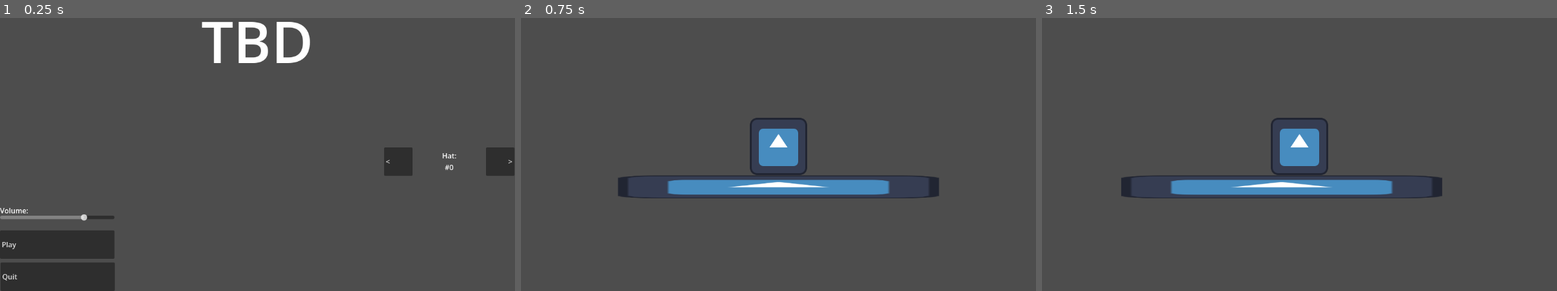
Above: before the commit, frames 1-3 (left to right).
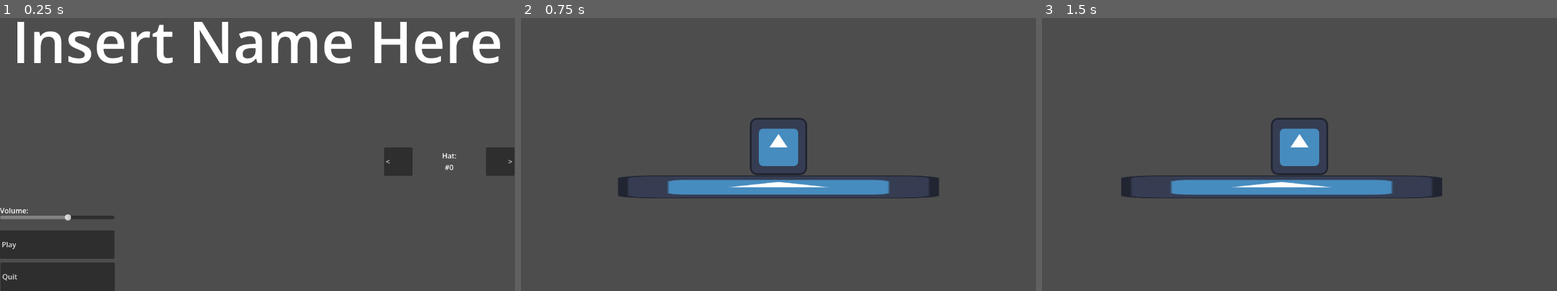
Above: after the commit, the same moments.

Repository: IncrediblyCreativeUsername/Team-Indecisive-Cutthroat-2026
Game: Godot game, scene res://UI/MainMenu.tscn
The game is run twice, just before and just after one commit, with the same random seed, the same clock (stepped at 60 frames per second) and the same inputs. The engine's default icon, where the game draws it, is replaced by a stand-in: a white triangle on a blue panel in a dark square.
Inputs:
- Up to frame 1 (0.25 s): no input
- Up to frame 2 (0.75 s): click "Play" at 0.5 s
- Up to frame 3 (1.5 s): tap Enter at 1.25 s; hold D (MOVE_RIGHT) from 1.28 s (still down)

The runs differ from the first frame. In frame 1, 5.8% of the frame differs, in the area x 3-98%, y 1-75%; in frame 2, nothing differs; in frame 3, nothing differs.

Commit message:
Menu tweaks
Adjusted volume slider scaling, changed title label text

Diff:
--- a/UI/MainMenu.tscn
+++ b/UI/MainMenu.tscn
@@ -10,8 +10,9 @@
 offset_right = 1152.0
 offset_bottom = 175.0
 theme_override_font_sizes/font_size = 128
-text = "TBD"
+text = "Insert Name Here"
 horizontal_alignment = 1
+autowrap_mode = 2
 
 [node name="Play" type="Button" parent="." unique_id=819105366]
 offset_top = 512.0
@@ -55,7 +56,7 @@
 offset_top = 475.0
 offset_right = 256.0
 offset_bottom = 491.0
-value = 75.0
+value = 60.0
 
 [node name="AudioStreamPlayer" type="AudioStreamPlayer" parent="." unique_id=1100318440]
 stream = ExtResource("2_b37jj")
--- a/UI/main_menu.gd
+++ b/UI/main_menu.gd
@@ -13,7 +13,7 @@
 		AudioServer.set_bus_mute(AudioServer.get_bus_index("Master"), true)
 	else:
 		AudioServer.set_bus_mute(AudioServer.get_bus_index("Master"), false)
-		AudioServer.set_bus_volume_db(AudioServer.get_bus_index("Master"), (value-75)/5)
+		AudioServer.set_bus_volume_db(AudioServer.get_bus_index("Master"), (value-60)/5)
 
 func _on_prev_hat_pressed() -> void:
 	if Globals.playerHatNum == 0:
